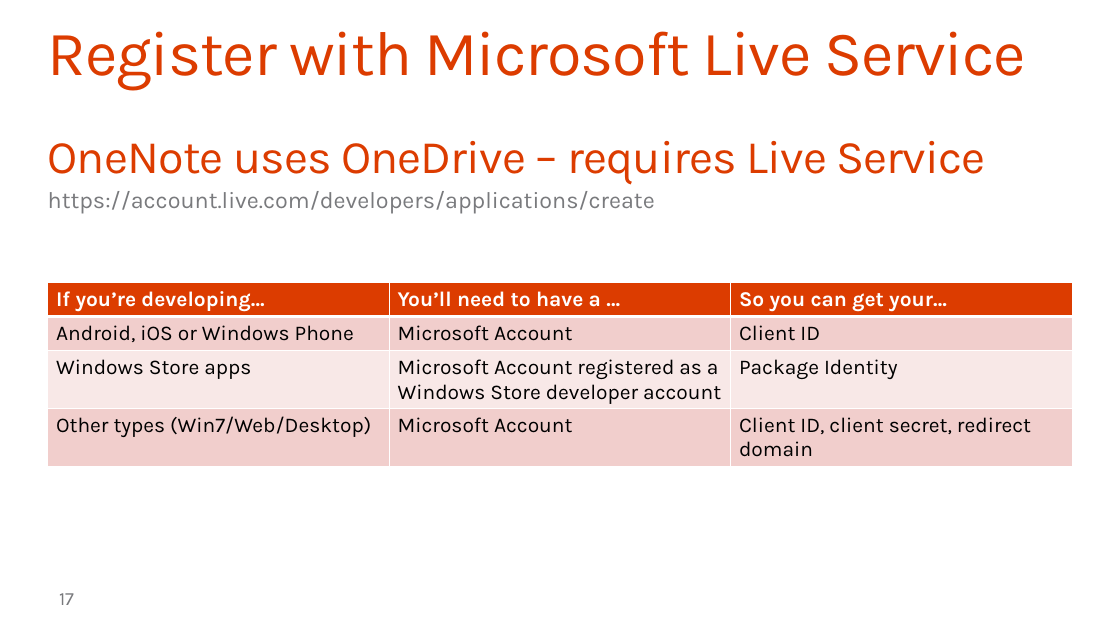
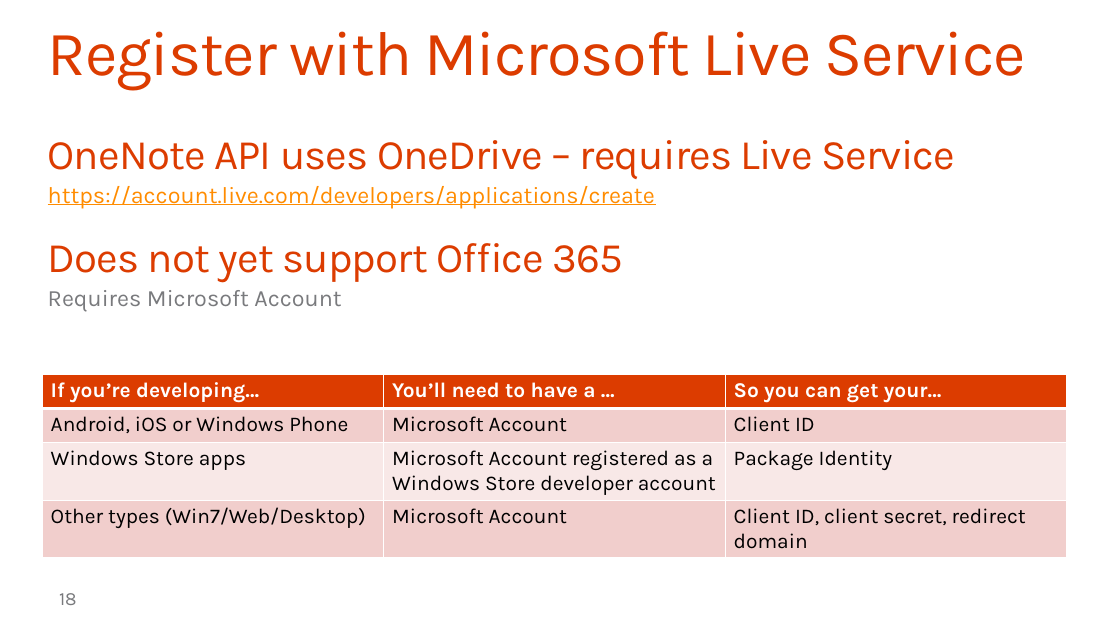
Before and after one commit to OfficeDev/TrainingContent, a slide deck: slide 18 of O3653-7 Deep Dive into the Office 365 APIs for OneNote services/O3653-7 Deep Dive into the Office 365 APIs for OneNote services.pptx (slide 17 before the commit). Drawn at 1120x630 pixels with LibreOffice and Linux fonts; fonts in the diff are those of the drawing; background and template pictures are left out. Boxes give left, top, right and bottom in pixels: in the first picture for what was removed or moved away, otherwise in the second. Text is boxed around its words. In the diff, an @@ line names an element or a change of style, - is before the commit and + after.

```diff
--- a/O3653-7 Deep Dive into the Office 365 APIs for OneNote services/O3653-7 Deep Dive into the Office 365 APIs for OneNote services.pptx
+++ b/O3653-7 Deep Dive into the Office 365 APIs for OneNote services/O3653-7 Deep Dive into the Office 365 APIs for OneNote services.pptx
@@ text at [48, 140, 955, 179]: text changed; size 40 to 36 pt @@
-OneNote uses OneDrive – requires Live Service
+OneNote API uses OneDrive – requires Live Service
@@ text at [48, 186, 655, 208]: text colour #797A7D to #FF8C00, underline on in "https://account.live.com/developers/applications/create" @@
@@ text at [48, 243, 623, 311]: paragraphs added @@
+Does not yet support Office 365
+  Requires Microsoft Account
@@ table: place and size @@
-table at [48, 283, 1071, 469]
+table at [42, 374, 1065, 560]
@@ page number at [59, 593, 77, 605]: text changed @@
-17
+18
```
Also in this commit, not shown: 6 other slides changed, 1 slide added.
